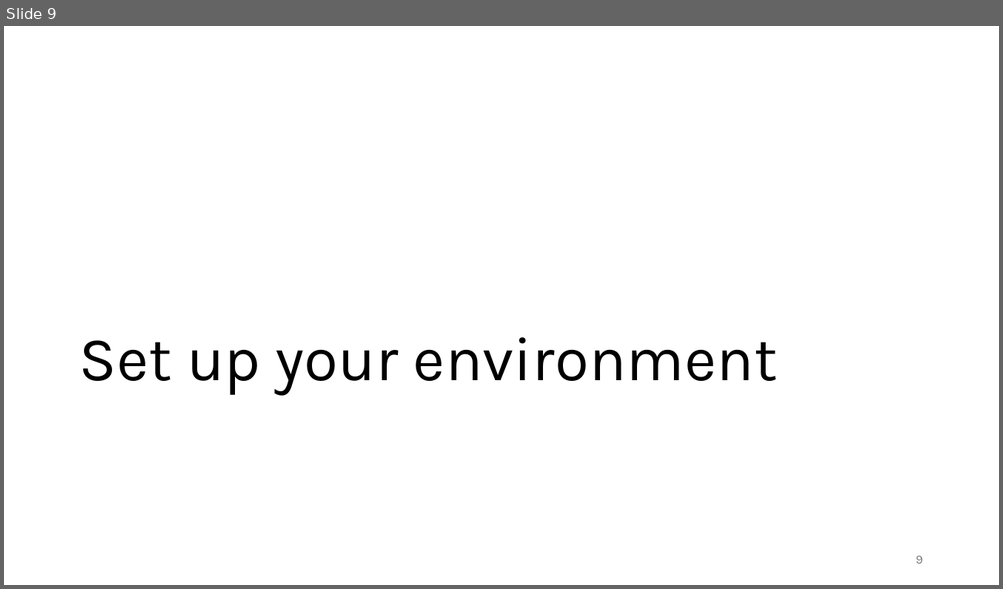
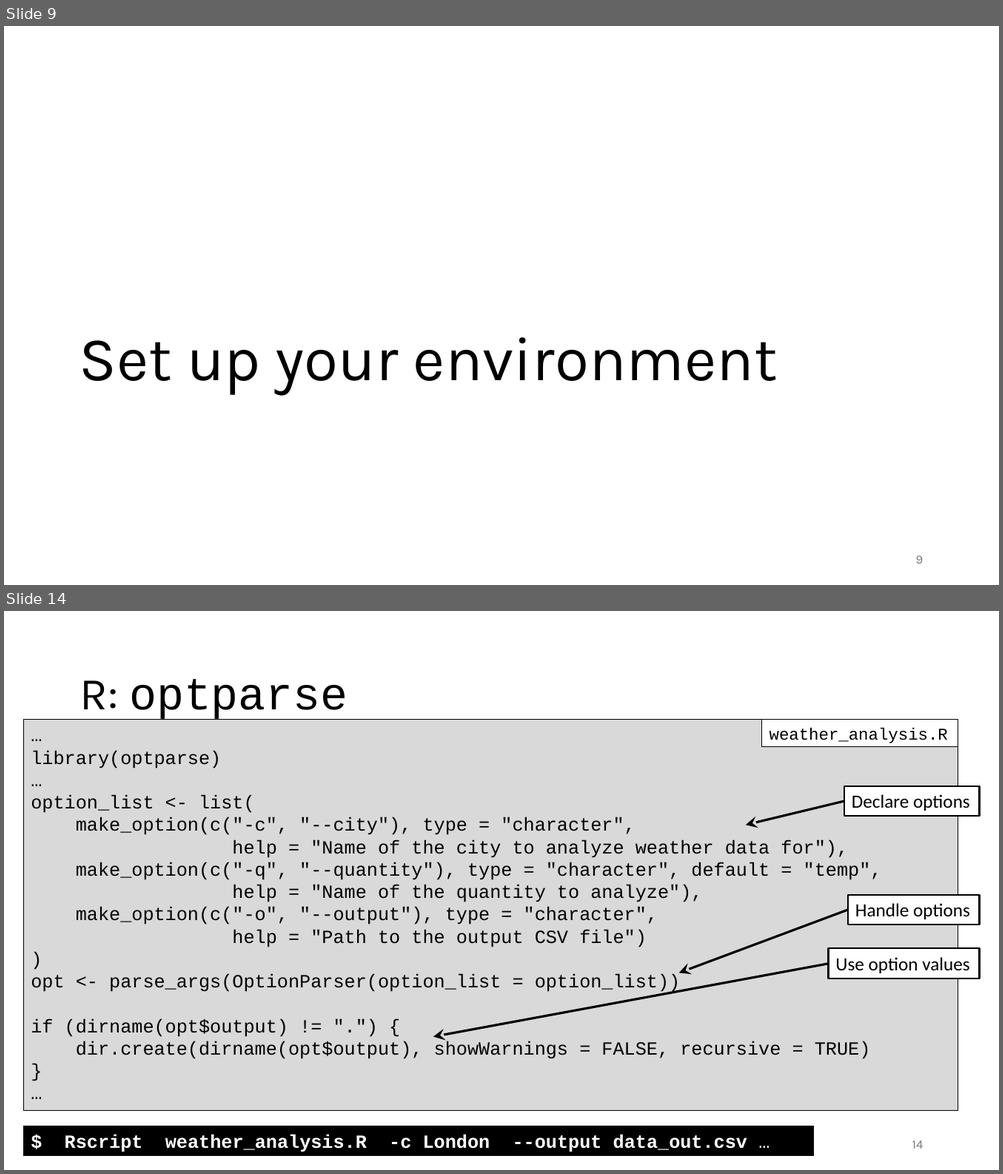
Before and after one commit to gjbex/Best-practices-for-data-science-on-HPC, a slide deck: best_practices_for_data_science_on_hpc.pptx. Shown one above the other, each under a label of ours: slide 9 before the commit, slides 9 and 14 after it; the slides between them are not shown. The pictures are 1003x589 and 1003x1174 pixels, drawn with LibreOffice and Linux fonts; fonts in the diff are those of the drawing. Boxes give left, top, right and bottom in pixels: in the first picture for what was removed or moved away, otherwise in the second. Text is boxed around its words. In the diff, an @@ line names an element or a change of style, - is before the commit and + after.

```diff
--- a/best_practices_for_data_science_on_hpc.pptx
+++ b/best_practices_for_data_science_on_hpc.pptx
@@ slide 14 added at (x1=4, y1=611, x2=999, y2=1170), background #FFFFFF @@
@@ title added at (x1=79, y1=679, x2=348, y2=720), 44 pt, text #000000 @@
+R: optparse
@@ rectangle added at (x1=23, y1=720, x2=958, y2=1112), fill #D9D9D9, outline #000000 0.75 pt, 18 pt, text #000000 @@
+…
+library(optparse)
+…
+option_list <- list(
+make_option(c("-c", "--city"), type = "character",
+help = "Name of the city to analyze weather data for"),
+make_option(c("-q", "--quantity"), type = "character", default = "temp",
+help = "Name of the quantity to analyze"),
+make_option(c("-o", "--output"), type = "character",
+help = "Path to the output CSV file")
+)
+opt <- parse_args(OptionParser(option_list = option_list))
+if (dirname(opt$output) != ".") {
+dir.create(dirname(opt$output), showWarnings = FALSE, recursive = TRUE)
+}
+…
@@ rectangle added at (x1=762, y1=720, x2=959, y2=748), fill #FFFFFF, outline #000000 0.75 pt, 16 pt, text #000000 @@
+weather_analysis.R
@@ rectangle added at (x1=844, y1=786, x2=979, y2=816), fill #FFFFFF, outline #000000 1.5 pt, 18 pt, text #000000 @@
+Declare options
@@ arrow added from (844, 801) to (745, 825), #000000 2.25 pt @@
@@ rectangle added at (x1=848, y1=895, x2=979, y2=925), fill #FFFFFF, outline #000000 1.5 pt, 18 pt, text #000000 @@
+Handle options
@@ arrow added from (848, 910) to (678, 973), #000000 2.25 pt @@
@@ arrow added from (828, 964) to (433, 1037), #000000 2.25 pt @@
@@ rectangle added at (x1=828, y1=949, x2=979, y2=979), fill #FFFFFF, outline #000000 1.5 pt, 18 pt, text #000000 @@
+Use option values
@@ rectangle added at (x1=23, y1=1127, x2=814, y2=1156), fill #000000, outline #000000 0.75 pt, 18 pt, text #FFFFFF, bold @@
+$ Rscript weather_analysis.R -c London --output data_out.csv …
@@ page number added at (x1=912, y1=1141, x2=923, y2=1149), 12 pt, text #797979 @@
+14
```
Also in this commit, not shown: 1 slide changed, 3 other slides added, 1 slide removed.
